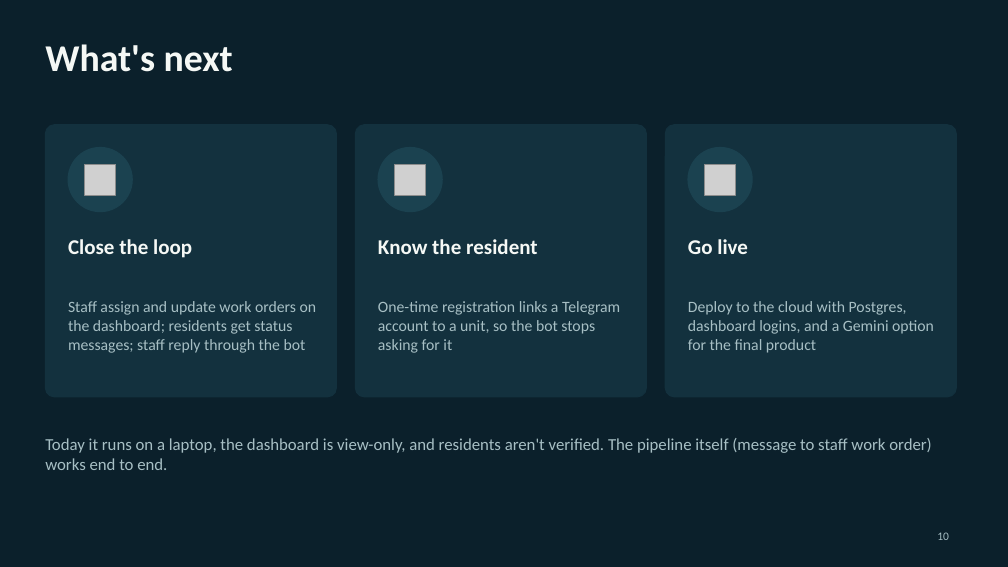
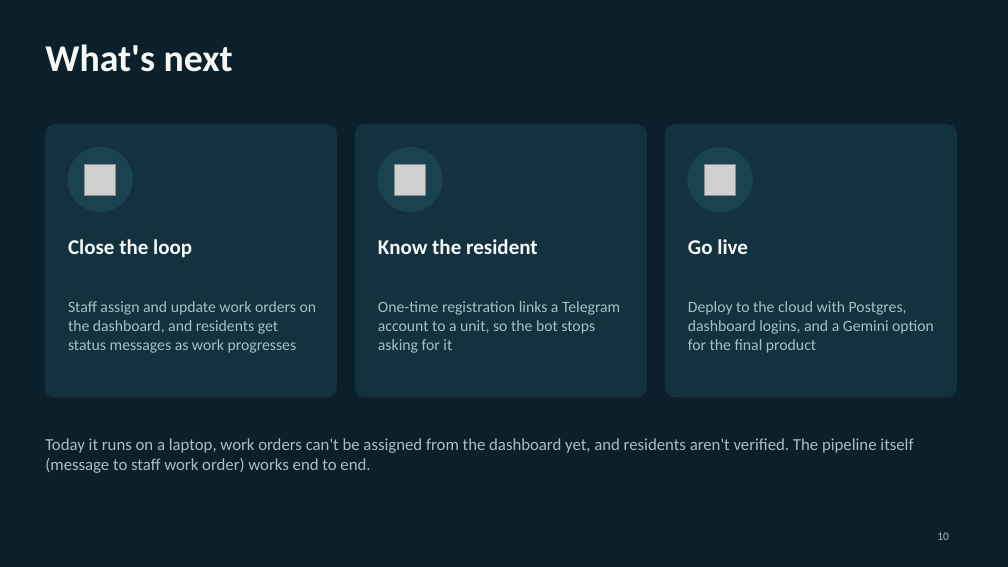
Before and after one commit to Skithrills/condo-request-classifier, a slide deck: slide 10 of output/slides/Condo_AI_Agent_Telegram_Bot.pptx. Drawn at 1008x567 pixels with LibreOffice and Linux fonts; fonts in the diff are those of the drawing; grey boxes stand for pictures. Boxes give left, top, right and bottom in pixels: in the first picture for what was removed or moved away, otherwise in the second. Text is boxed around its words. In the diff, an @@ line names an element or a change of style, - is before the commit and + after.

```diff
--- a/output/slides/Condo_AI_Agent_Telegram_Bot.pptx
+++ b/output/slides/Condo_AI_Agent_Telegram_Bot.pptx
@@ text at (68, 301, 317, 353): text changed @@
-Staff assign and update work orders on the dashboard; residents get status messages; staff reply through the bot
+Staff assign and update work orders on the dashboard, and residents get status messages as work progresses
@@ text at (45, 438, 913, 473): text changed @@
-Today it runs on a laptop, the dashboard is view-only, and residents aren't verified. The pipeline itself (message to staff work order) works end to end.
+Today it runs on a laptop, work orders can't be assigned from the dashboard yet, and residents aren't verified. The pipeline itself (message to staff work order) works end to end.
```
Also in this commit, not shown: 2 other slides changed, 1 slide added, 1 slide removed, 3 other files.
